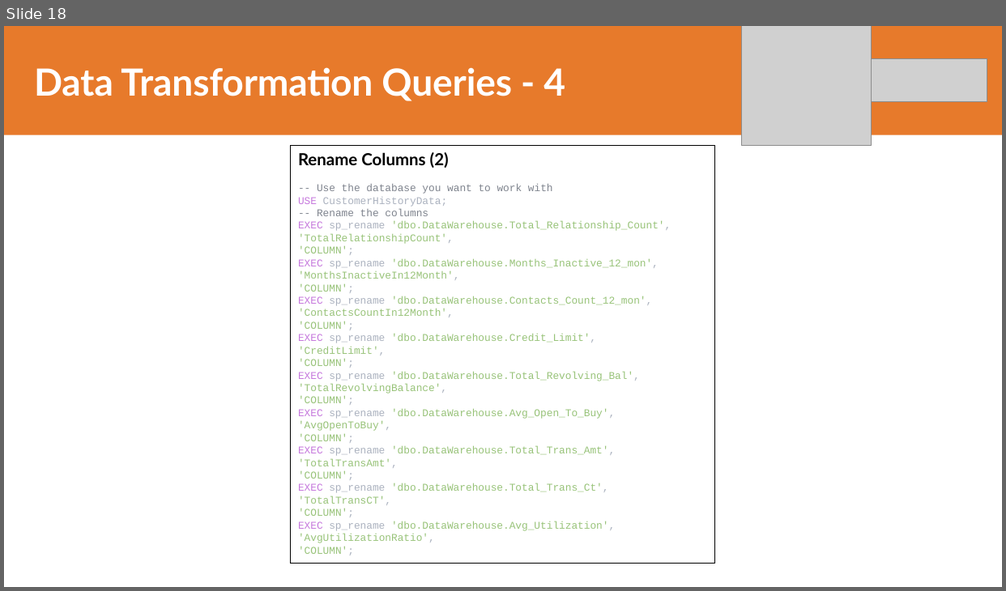
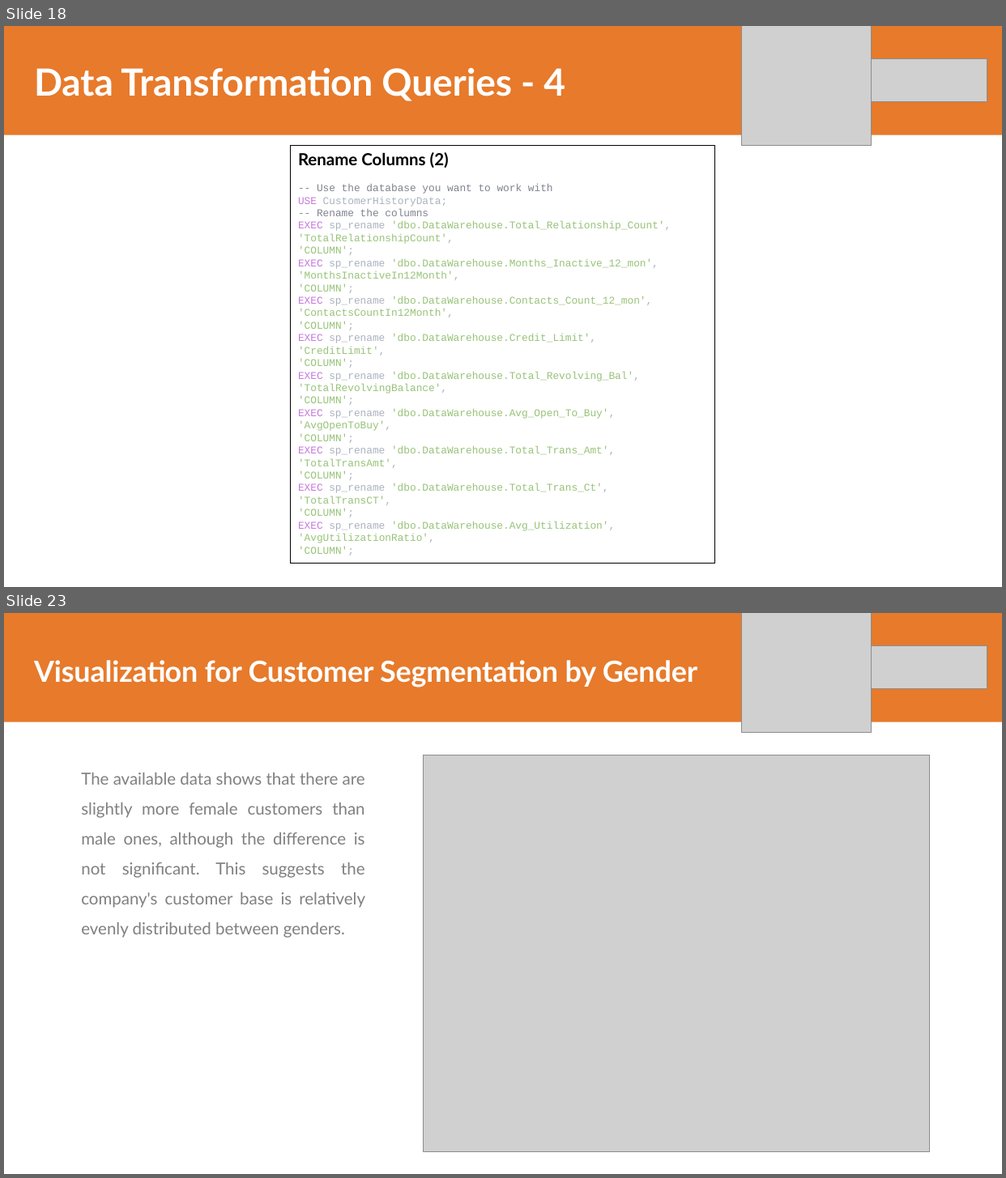
Before and after one commit to adrn-mm/final-project-VIX-DE-BTPN, a slide deck: reports/Adrian Maulana Muhammad_TASK_5_DATA_ENGINEER_VIX_BTPNS.pptx. Shown one above the other, each under a label of ours: slide 18 before the commit, slides 18 and 23 after it; the slides between them are not shown. The pictures are 1006x591 and 1006x1178 pixels, drawn with LibreOffice and Linux fonts; fonts in the diff are those of the drawing; grey boxes stand for pictures. Boxes give left, top, right and bottom in pixels: in the first picture for what was removed or moved away, otherwise in the second. Text is boxed around its words. In the diff, an @@ line names an element or a change of style, - is before the commit and + after.

Commit message:
Finalizing the customer segmentation task

```diff
--- a/reports/Adrian Maulana Muhammad_TASK_5_DATA_ENGINEER_VIX_BTPNS.pptx
+++ b/reports/Adrian Maulana Muhammad_TASK_5_DATA_ENGINEER_VIX_BTPNS.pptx
@@ slide 23 added at (4,613,1002,1174), background #FFFFFF @@
@@ freeform shape added at (4,613,1002,722), fill #E77A2B @@
@@ picture added at (741,613,872,732) @@
@@ title added at (34,660,697,688), 28 pt, text #FFFFFF, bold @@
+Visualization for Customer Segmentation by Gender
@@ picture added at (872,646,987,688) @@
@@ picture added at (424,755,929,1152) @@
@@ text added at (81,773,365,938), 16 pt, text #808080 @@
+The available data shows that there are slightly more female customers than male ones, although the difference is not significant. This suggests the company's customer base is relatively evenly distributed between genders.
```
Also in this commit, not shown: 7 slides changed, 22 other slides added, 36 other files.
